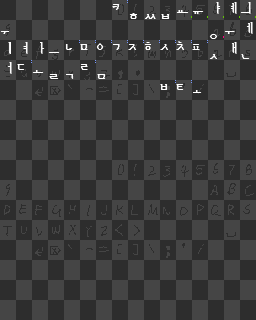
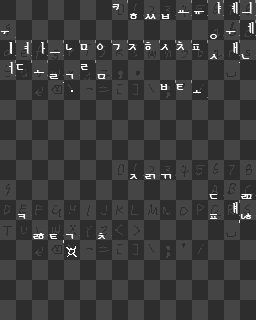
Layer changes from the first 256px x 320px image to the second:
painted on "GLYPH TAGS–FINAL" over left=31, top=15, right=256, bottom=236
added layer "GLYPH TAGS–PEAK-AUX" above "GLYPH TAGS–PEAK" over left=15, top=37, right=208, bottom=98
painted on "GLYPH TAGS–PEAK" over left=15, top=0, right=256, bottom=216
painted on "GLYPH TAGS–INITIAL" over left=31, top=1, right=208, bottom=82
added layer "GLYPH TAGS–NONHANGUL" above "NONHANGUL" over left=63, top=62, right=240, bottom=243
added layer "NONHANGUL" above "INITIAL" over left=66, top=90, right=77, bottom=257
painted on "INITIAL" over left=16, top=64, right=25, bottom=70
added layer "PEAK-AUX" above "PEAK" over left=7, top=37, right=201, bottom=93
painted on "PEAK" over left=7, top=2, right=254, bottom=214
painted on "FINAL" over left=17, top=174, right=252, bottom=239
painted on "Paint Layer 1" over left=50, top=85, right=62, bottom=255
